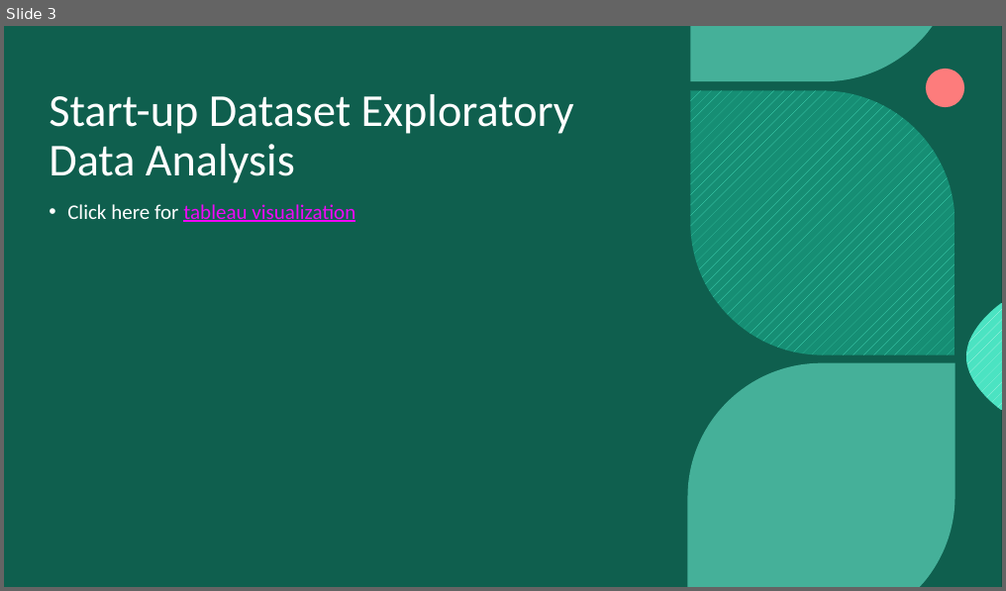
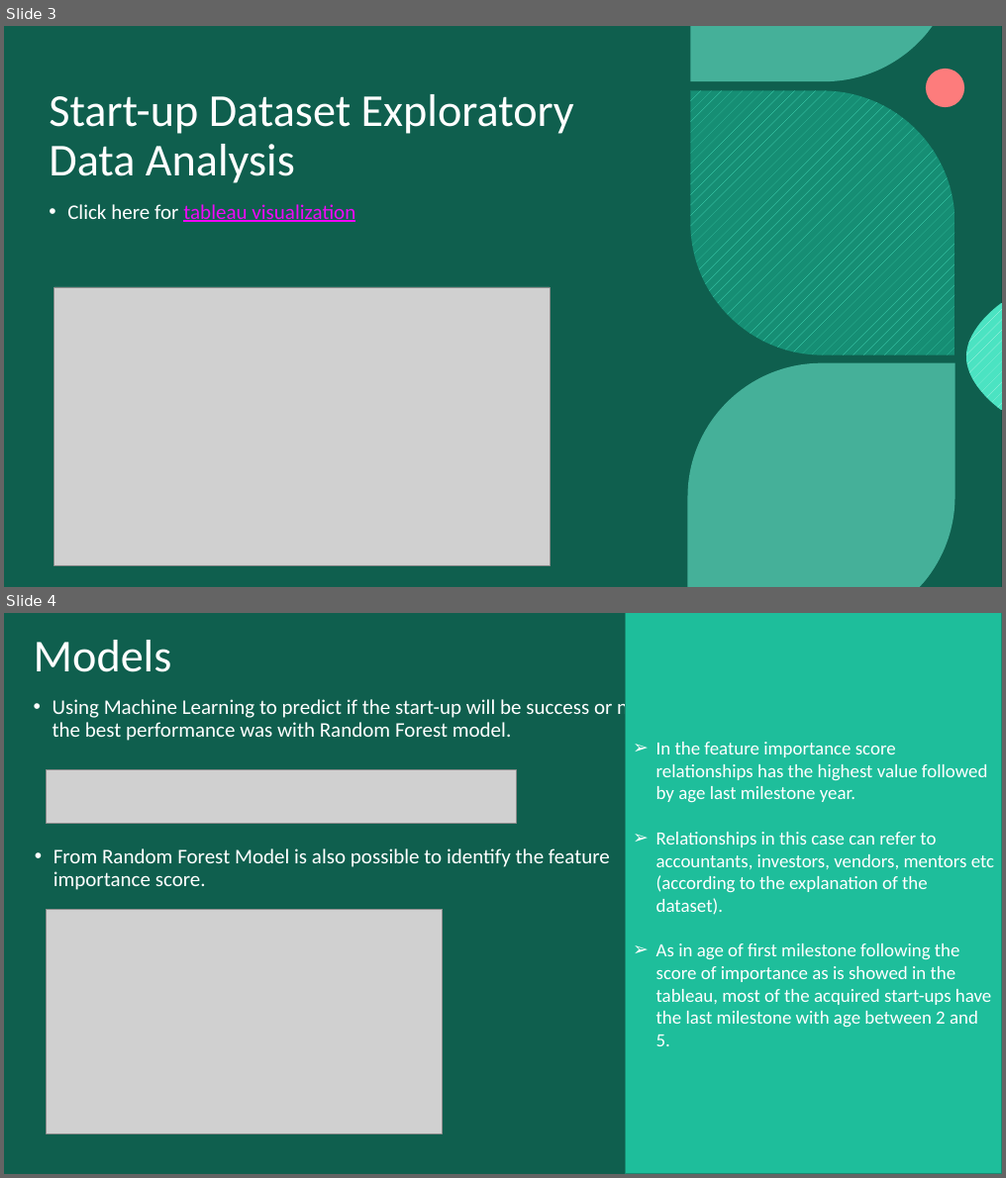
Before and after one commit to Paulabvc/startups_project, a slide deck: Final_project_startup/Presentation/final_startup.pptm. Shown one above the other, each under a label of ours: slide 3 before the commit, slides 3 and 4 after it. The pictures are 1006x591 and 1006x1178 pixels, drawn with LibreOffice and Linux fonts; fonts in the diff are those of the drawing; grey boxes stand for pictures; background and template pictures are left out. Boxes give left, top, right and bottom in pixels: in the first picture for what was removed or moved away, otherwise in the second. Text is boxed around its words. In the diff, an @@ line names an element or a change of style, - is before the commit and + after.

```diff
--- a/Final_project_startup/Presentation/final_startup.pptm
+++ b/Final_project_startup/Presentation/final_startup.pptm
@@ slide 4 added at (4, 613, 1002, 1174), background picture (left out); not listed: 4 template elements that a slide beside it also shows @@
@@ title added at (34, 640, 172, 672), 44 pt, text #FFFFFF @@
+Models
@@ rectangle added at (626, 613, 1002, 1174), fill #1EBE9B, outline #168D73 1 pt, 18 pt, text #FFFFFF @@
+➢ In the feature importance score relationships has the highest value followed by age last milestone year.
+➢ Relationships in this case can refer to accountants, investors, vendors, mentors etc (according to the explanation of the dataset).
+➢ As in age of first milestone following the score of importance as is showed in the tableau, most of the acquired start-ups have the last milestone with age between 2 and 5.
@@ text added at (53, 697, 646, 741), 20 pt, text #FFFFFF @@
+• Using Machine Learning to predict if the start-up will be success or not the best performance was with Random Forest model.
@@ picture added at (46, 770, 516, 823) @@
@@ text added at (54, 849, 610, 890), 20 pt, text #FFFFFF @@
+• From Random Forest Model is also possible to identify the feature importance score.
@@ picture added at (46, 909, 442, 1134) @@
@@ slide 3 changed as well @@
@@ picture added at (54, 287, 549, 567) @@
```
Also in this commit, not shown: 2 other slides changed, 2 other slides added, 1 slide removed, 2 other files.
